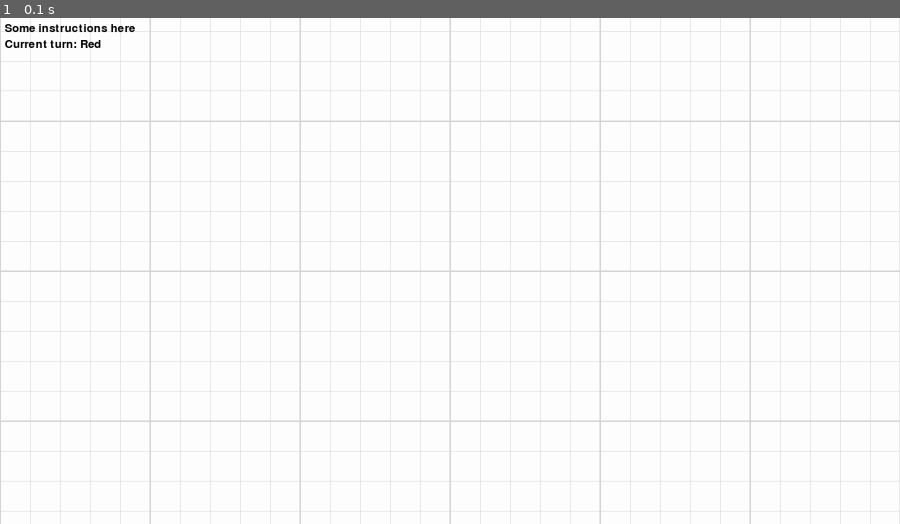
Above: before the commit, frame 1.
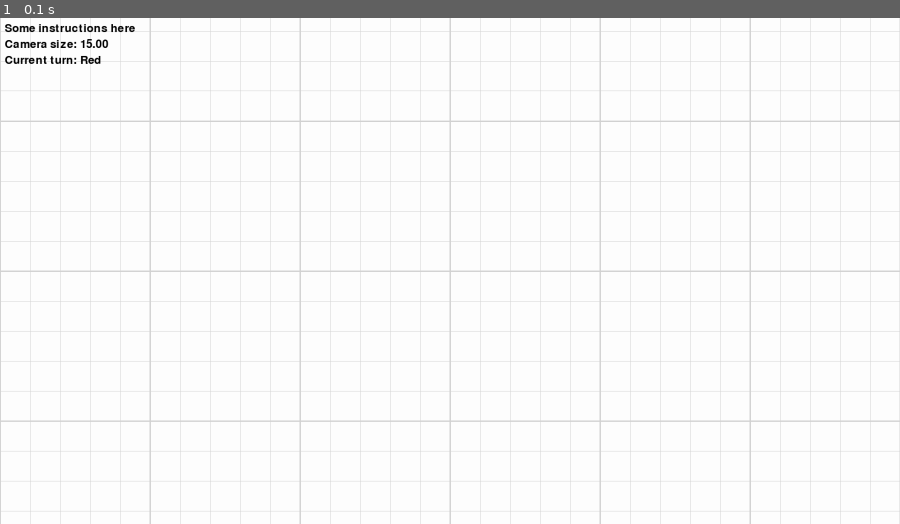
Above: after the commit, the same moment.

Repository: jmalegankar/GAMMS
Game: pygame game, started from gamms/VisualizationEngine/visualization_engine.py
The game is run twice, just before and just after one commit, with the same random seed, the same clock (stepped at 60 frames per second) and the same inputs.
Inputs:
- Up to frame 1 (0.1 s): no input

The runs differ from the first frame. In frame 1, 0.2% of the frame differs, in the area x 0-13%, y 4-10%.

Commit message:
Add camera zoom

Diff:
--- a/gamms/VisualizationEngine/camera.py
+++ b/gamms/VisualizationEngine/camera.py
@@ -1,4 +1,6 @@
 from typing import TYPE_CHECKING
+
+import pygame
 
 if TYPE_CHECKING:
     from visualization_engine import VisualizationEngine
@@ -7,7 +9,7 @@
     def __init__(self, visualization_engine: "VisualizationEngine", x=0, y=0, size=5):
         self._x = x
         self._y = y
-        self._size = size
+        self._size = float(size)
 
         self._visualization_engine = visualization_engine
 
@@ -28,7 +30,7 @@
         self._y = value
 
     @property
-    def size(self):
+    def size(self) -> float:
         """
         The orthographic size of the camera represents half the width of the camera view.
 
@@ -38,7 +40,7 @@
         return self._size
 
     @property
-    def size_y(self):
+    def size_y(self) -> float:
         """
         The orthographic size of the camera represents half the height of the camera view.
 
@@ -49,6 +51,7 @@
 
     @size.setter
     def size(self, value: float):
+        value = pygame.math.clamp(value, 2, 350)
         self._size = value
 
     @property
--- a/gamms/VisualizationEngine/visualization_engine.py
+++ b/gamms/VisualizationEngine/visualization_engine.py
@@ -2,6 +2,7 @@
 from constants import *
 from camera import Camera
 import pygame
+import math
 
 class VisualizationEngine(IVisualizationEngine):
     width: int
@@ -53,6 +54,11 @@
                 self.width = event.w
                 self.height = event.h
                 self.screen = pygame.display.set_mode((self.width, self.height), pygame.RESIZABLE)
+            elif event.type == pygame.MOUSEWHEEL:
+                if event.y > 0:
+                    self.camera.size /= 1.05
+                else:
+                    self.camera.size *= 1.05
 
     def handle_tick(self):
         self.clock.tick()
@@ -61,9 +67,12 @@
         self.screen.fill(Color.White)
         self._draw_grid()
 
-        size_x, size_y = self.render_text("Some instructions here", 10, 10, Space.Screen)
-        size_y += 10
-        self.render_text("Current turn: Red", 10, 10 + size_y, Space.Screen)
+        top = 10
+        size_x, size_y = self.render_text("Some instructions here", 10, top, Space.Screen)
+        top += size_y + 10
+        size_x, size_y = self.render_text(f"Camera size: {self.camera.size:.2f}", 10, top, Space.Screen)
+        top += size_y + 10
+        size_x, size_y = self.render_text("Current turn: Red", 10, top, Space.Screen)
 
         pygame.display.flip()
 
@@ -141,12 +150,19 @@
         x_max = self.camera.x + self.camera.size
         y_min = self.camera.y - self.camera.size_y
         y_max = self.camera.y + self.camera.size_y
-        step = 1
-        for x in range(int(x_min), int(x_max) + 1, step):
-            self.render_line(x, y_min, x, y_max, Color.LightGray, 3 if x % 5 == 0 else 1, False)
+        x_length = x_max - x_min
+        lv = int(math.log2(x_length / 50))
+        spacing = 5 if lv < 1 else int(25 * lv)
+        step = 1 if lv < 1 else int(lv * 5)
+        x_begin = int((x_min // spacing ) * spacing)
+        x_end = int((x_max // spacing + 1) * spacing)
+        y_begin = int((y_min // spacing) * spacing)
+        y_end = int((y_max // spacing + 1) * spacing)
+        for x in range(x_begin, x_end, step):
+            self.render_line(x, y_min, x, y_max, Color.LightGray, 3 if x % spacing == 0 else 1, False)
 
-        for y in range(int(y_min), int(y_max) + 1, step):
-            self.render_line(x_min, y, x_max, y, Color.LightGray, 3 if y % 5 == 0 else 1, False)
+        for y in range(y_begin, y_end, step):
+            self.render_line(x_min, y, x_max, y, Color.LightGray, 3 if y % spacing == 0 else 1, False)
 
 
 if __name__ == "__main__":
